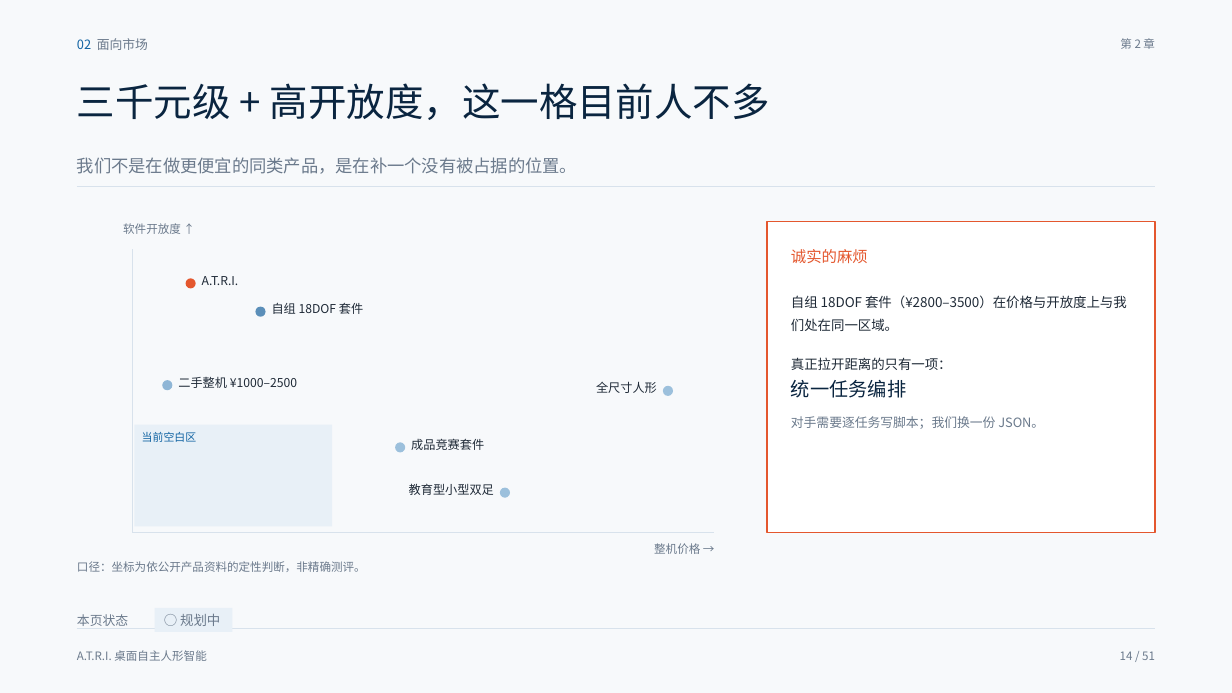
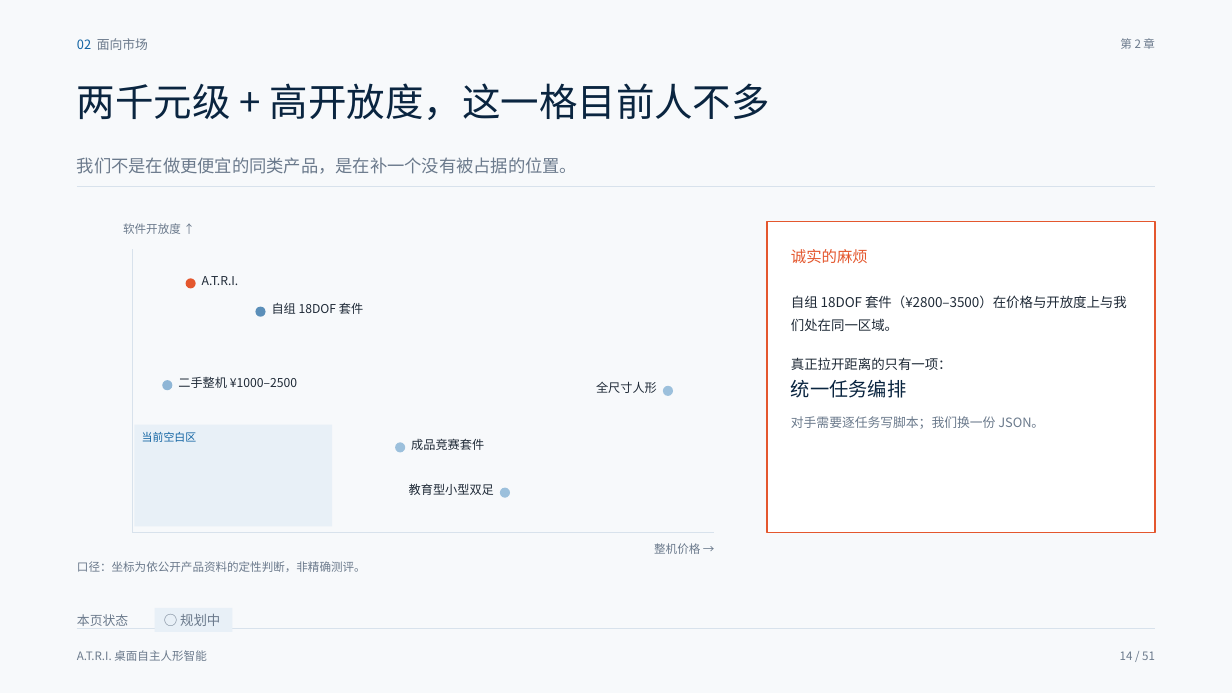
Before and after one commit to HPIline/ATRI, a slide deck: slide 14 of ppt/out/ATRI-答辩PPT-定稿.pptx. Drawn at 1232x693 pixels with LibreOffice and Linux fonts; fonts in the diff are those of the drawing. Boxes give left, top, right and bottom in pixels: in the first picture for what was removed or moved away, otherwise in the second. Text is boxed around its words. In the diff, an @@ line names an element or a change of style, - is before the commit and + after.

```diff
--- a/ppt/out/ATRI-答辩PPT-定稿.pptx
+++ b/ppt/out/ATRI-答辩PPT-定稿.pptx
@@ text at (77,83,770,120): text changed @@
-三千元级 + 高开放度，这一格目前人不多
+两千元级 + 高开放度，这一格目前人不多
```
Also in this commit, not shown: 10 other slides changed, 1 slide added, 1 slide removed, 9 other files.
